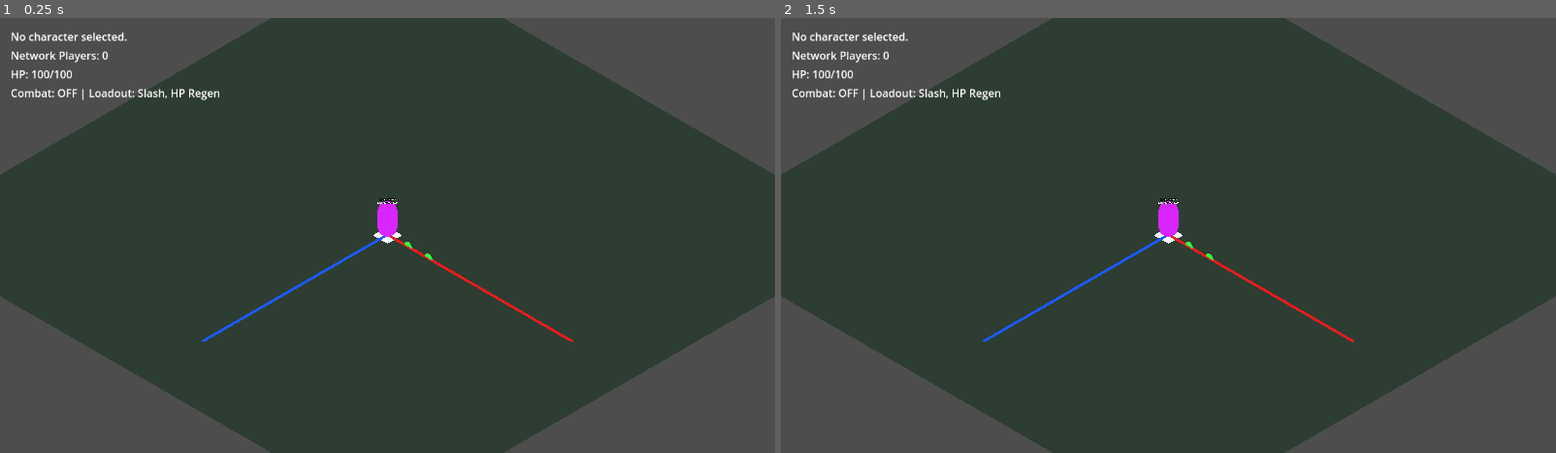
Above: before the commit, frames 1-2 (left to right).
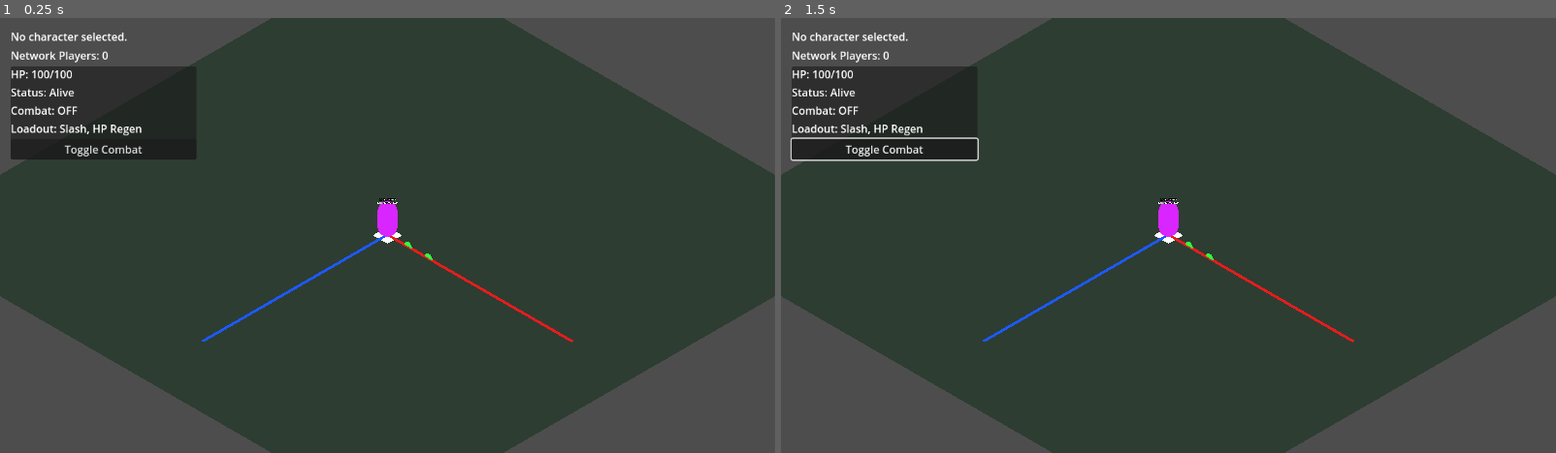
Above: after the commit, the same moments.

Repository: ademastrie/rpg_prototype
Game: Godot game, scene res://scenes/client/client_game.tscn
Two runs of this game, one before a commit and one after it. Both use one fixed random seed, a clock stepped at 60 frames per second and the inputs below. This scene is started directly instead of the project's main scene.
Inputs (mouse positions are in pixels of both pictures, inside the frame that each line leads up to):
- Up to frame 1 (0.25 s): no input
- Up to frame 2 (1.5 s): click (881, 148) at 0.5 s, where only the run after the commit has a clickable "Toggle Combat"; tap Enter at 1.25 s; move the mouse to (1339, 213) at 1.27 s; hold D from 1.28 s (still down); hold Q from 1.28 s (still down); click (1339, 213) at 1.42 s

The runs differ from the first frame. In frame 1, 3.6% of the frame differs, in the area x 1-29%, y 11-33%; in frame 2, 3.8%.

Commit message:
Add in-game HUD

Diff:
--- a/godot/scenes/client/client_game.tscn
+++ b/godot/scenes/client/client_game.tscn
@@ -7,6 +7,7 @@
 [ext_resource type="PackedScene" path="res://scenes/shared/local_debug_player_3d.tscn" id="5_local_debug_player"]
 [ext_resource type="Script" path="res://scripts/shared/enemy_spawner.gd" id="6_enemy_spawner"]
 [ext_resource type="PackedScene" path="res://scenes/shared/enemy_placeholder_3d.tscn" id="7_enemy_placeholder"]
+[ext_resource type="PackedScene" path="res://scenes/client/game_hud.tscn" id="8_game_hud"]
 
 [sub_resource type="PlaneMesh" id="PlaneMesh_ground"]
 size = Vector2(48, 48)
@@ -63,19 +64,7 @@
 offset_bottom = 68.0
 text = "Network Players: 0"
 
-[node name="HealthLabel" type="Label" parent="."]
-offset_left = 16.0
-offset_top = 72.0
-offset_right = 180.0
-offset_bottom = 96.0
-text = "HP: 100/100"
-
-[node name="CombatLabel" type="Label" parent="."]
-offset_left = 16.0
-offset_top = 100.0
-offset_right = 360.0
-offset_bottom = 124.0
-text = "Combat: OFF | Loadout: Slash, HP Regen"
+[node name="GameHUD" parent="." instance=ExtResource("8_game_hud")]
 
 [node name="WorldSpawner" type="Node3D" parent="."]
 script = ExtResource("3_world_spawner")
--- /dev/null
+++ b/godot/scenes/client/game_hud.tscn
@@ -0,0 +1,38 @@
+[gd_scene load_steps=2 format=3]
+
+[ext_resource type="Script" path="res://scripts/client/game_hud.gd" id="1_game_hud"]
+
+[node name="GameHUD" type="CanvasLayer"]
+script = ExtResource("1_game_hud")
+
+[node name="Panel" type="PanelContainer" parent="."]
+offset_left = 16.0
+offset_top = 72.0
+offset_right = 292.0
+offset_bottom = 196.0
+
+[node name="VBoxContainer" type="VBoxContainer" parent="Panel"]
+offset_left = 7.0
+offset_top = 7.0
+offset_right = 269.0
+offset_bottom = 117.0
+
+[node name="HPLabel" type="Label" parent="Panel/VBoxContainer"]
+layout_mode = 2
+text = "HP: 100/100"
+
+[node name="StatusLabel" type="Label" parent="Panel/VBoxContainer"]
+layout_mode = 2
+text = "Status: Alive"
+
+[node name="CombatLabel" type="Label" parent="Panel/VBoxContainer"]
+layout_mode = 2
+text = "Combat: OFF"
+
+[node name="LoadoutLabel" type="Label" parent="Panel/VBoxContainer"]
+layout_mode = 2
+text = "Loadout: Slash, HP Regen"
+
+[node name="CombatToggleButton" type="Button" parent="Panel/VBoxContainer"]
+layout_mode = 2
+text = "Toggle Combat"
--- a/godot/scripts/client/client_game.gd
+++ b/godot/scripts/client/client_game.gd
@@ -9,8 +9,7 @@
 
 @onready var status_label: Label = $StatusLabel
 @onready var spawn_count_label: Label = $SpawnCountLabel
-@onready var health_label: Label = $HealthLabel
-@onready var combat_label: Label = $CombatLabel
+@onready var game_hud: Node = $GameHUD
 @onready var world_spawner: Node3D = $WorldSpawner
 @onready var active_camera: Camera3D = $Camera3D
 
@@ -39,6 +38,7 @@
 	world_spawner.player_health_updated.connect(_on_player_health_updated)
 	world_spawner.player_down_state_updated.connect(_on_player_down_state_updated)
 	world_spawner.combat_mode_updated.connect(_on_combat_mode_updated)
+	game_hud.connect("combat_toggle_requested", Callable(self, "_send_combat_toggle_request"))
 	_camera_follow_offset = active_camera.global_position
 	_fixed_camera_basis = active_camera.global_transform.basis
 	_on_spawned_player_count_changed(0)
@@ -153,7 +153,7 @@
 	if peer_id != multiplayer.get_unique_id():
 		return
 
-	health_label.text = "HP: %s/%s" % [current_hp, max_hp]
+	game_hud.call("update_health", current_hp, max_hp)
 	if current_hp <= 0:
 		print("Local player is down.")
 
@@ -169,16 +169,15 @@
 	else:
 		_is_local_player_down = false
 		status_label.text = _character_status_text
+	game_hud.call("update_down_state", is_down)
 
 
 func _on_combat_mode_updated(peer_id: int, combat_enabled: bool, loadout_text: String) -> void:
 	if peer_id != multiplayer.get_unique_id():
 		return
 
-	var mode_text: String = "OFF"
-	if combat_enabled:
-		mode_text = "ON"
-	combat_label.text = "Combat: %s | Loadout: %s" % [mode_text, loadout_text]
+	game_hud.call("update_combat_mode", combat_enabled)
+	game_hud.call("update_loadout", loadout_text)
 
 
 func _read_movement_input() -> Vector2:
--- /dev/null
+++ b/godot/scripts/client/game_hud.gd
@@ -0,0 +1,43 @@
+extends CanvasLayer
+
+signal combat_toggle_requested
+
+@onready var hp_label: Label = $Panel/VBoxContainer/HPLabel
+@onready var status_label: Label = $Panel/VBoxContainer/StatusLabel
+@onready var combat_label: Label = $Panel/VBoxContainer/CombatLabel
+@onready var loadout_label: Label = $Panel/VBoxContainer/LoadoutLabel
+@onready var combat_toggle_button: Button = $Panel/VBoxContainer/CombatToggleButton
+
+
+func _ready() -> void:
+	combat_toggle_button.pressed.connect(_on_combat_toggle_button_pressed)
+	update_health(100, 100)
+	update_down_state(false)
+	update_combat_mode(false)
+	update_loadout("Slash, HP Regen")
+
+
+func update_health(current_hp: int, max_hp: int) -> void:
+	hp_label.text = "HP: %s/%s" % [current_hp, max_hp]
+
+
+func update_down_state(is_down: bool) -> void:
+	if is_down:
+		status_label.text = "Status: DOWN"
+	else:
+		status_label.text = "Status: Alive"
+
+
+func update_combat_mode(combat_enabled: bool) -> void:
+	if combat_enabled:
+		combat_label.text = "Combat: ON"
+	else:
+		combat_label.text = "Combat: OFF"
+
+
+func update_loadout(loadout_text: String) -> void:
+	loadout_label.text = "Loadout: %s" % loadout_text
+
+
+func _on_combat_toggle_button_pressed() -> void:
+	combat_toggle_requested.emit()
Not shown: 1 places in godot/scenes/client/client_game.tscn that only renumber resources
